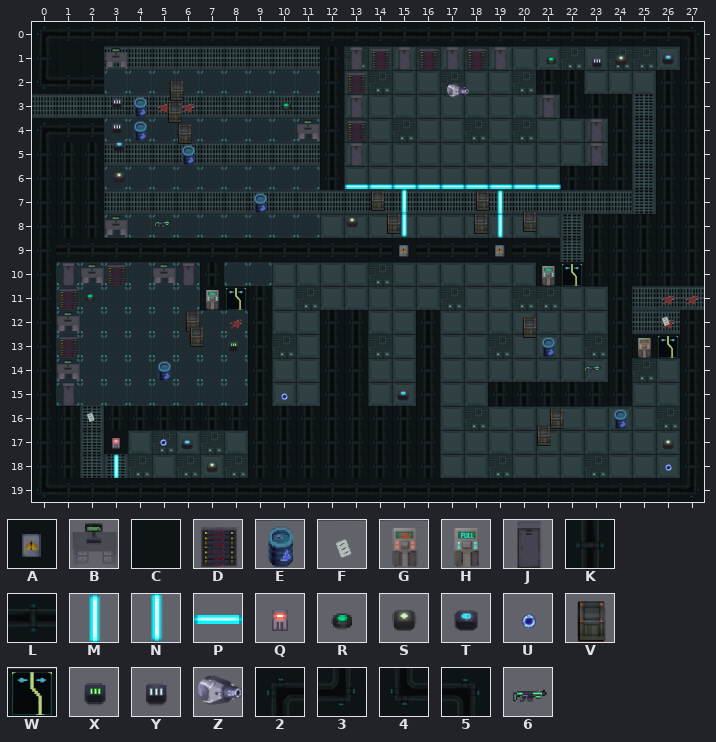
One commit to this Tiled map: assets/maps/Level3.tmx. The picture above is the old version.
Cells are 111x111 px. Shown: x 0..27, y 0..19.
Key: from "Tilemap2": A 0, B 5, C 6, D 7, E 9, F 10, G 11, H 12, J 13, K 14, L 14 turned 270, M 15, N 15 flipped up-down, P 16, Q 17, R 18, S 19, T 20, U 21, V 22, W 23, X 26, Y 27, Z 29, 2 31, 3 31 turned 180, 4 31 turned 270, 5 31 turned 90, 6 38.
_ is an empty cell.
Objects are placed by their top-left corner, in cells (3,4 is the top-left corner of cell 3,4); size is 1x1 cell unless given.
Layers that did not change in this view are not listed.
Layer "wall" before, first column x 0:
 0 2LLLLLLLLLLLLLLLLLLLLLLLLLL5
 1 KCC_________K______________K
 2 4LL_________K________KK___KK
 3 ____________K_________KKK_KK
 4 2LL_________K___________K_KK
 5 KKK_________K___________K_KK
 6 KKK_________K_________KKK_KK
 7 KKK_______________________KK
 8 KKK____________________KKKKK
 9 KLLLLLLLLLLLLLLALLLALL_KKKKK
10 K______K_____________C_KKKKK
11 K______C_K______________K___
12 K________K__KK__K_______K__K
13 K________K__KK__K_______KC_K
14 K________K__KK__K_______K__K
15 K________K__KK__K__KKKKKK__K
16 KK_KKKKKKKKKKKKKK__________K
17 KK_C_____KKKKKKKK__________K
18 KK_______KKKKKKKK__________K
19 4LLLLLLLLLLLLLLLLLLLLLLLLLL3
Layer "objects" before, first column x 0:
 0 ____________________________
 1 ___B_________JDJDJDJ________
 2 _____________D______________
 3 ____E________J_______J______
 4 ____E______B_D_________J____
 5 ______E______J_________J____
 6 ____________________________
 7 _________E__________________
 8 ___B________________________
 9 ____________________________
10 _JBD_BJ______________H______
11 _D_____H____________________
12 _B__________________________
13 _D___________________E___H__
14 _B___E______________________
15 _J__________________________
16 ________________________E___
17 ____________________________
18 ____________________________
19 ____________________________
After:
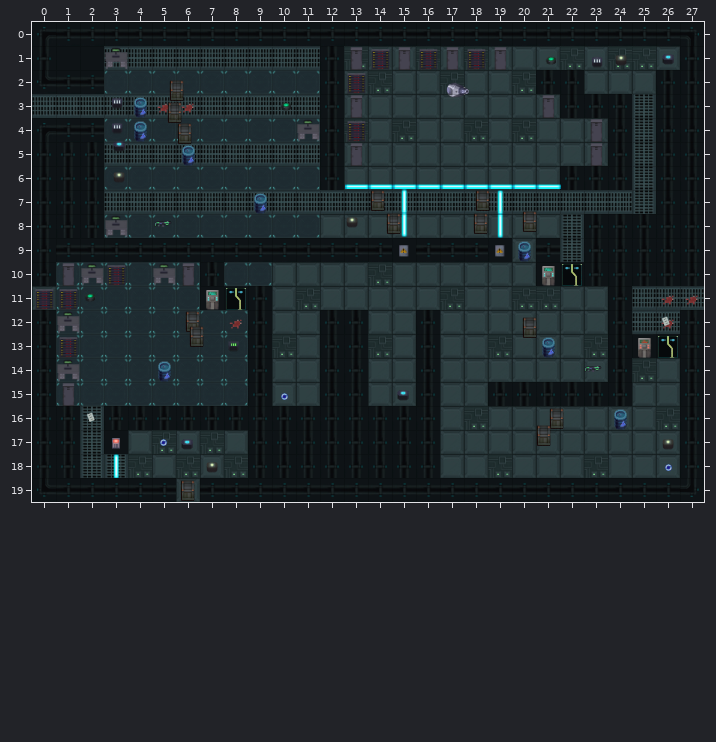
Difference:
Changed rows in their new state; . is an unchanged cell.
Layer "wall":
first column x 0:
 9 ...................._
11 _....................
first column x 6:
19 _
Layer "objects":
first column x 0:
 9 ....................E
11 D....................
Layer "objects #2":
added: V "Box" at 6,19
Changed places in both pictures, as pixel boxes (x1, y1, x2, y2):
changed: (512, 238, 536, 262)
changed: (32, 286, 56, 310)
changed: (176, 478, 200, 502)
